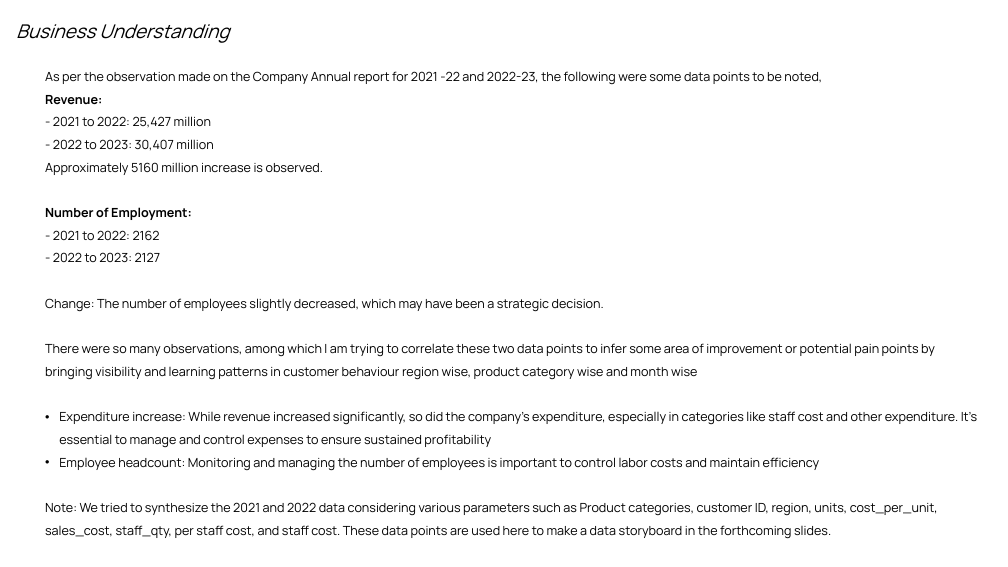
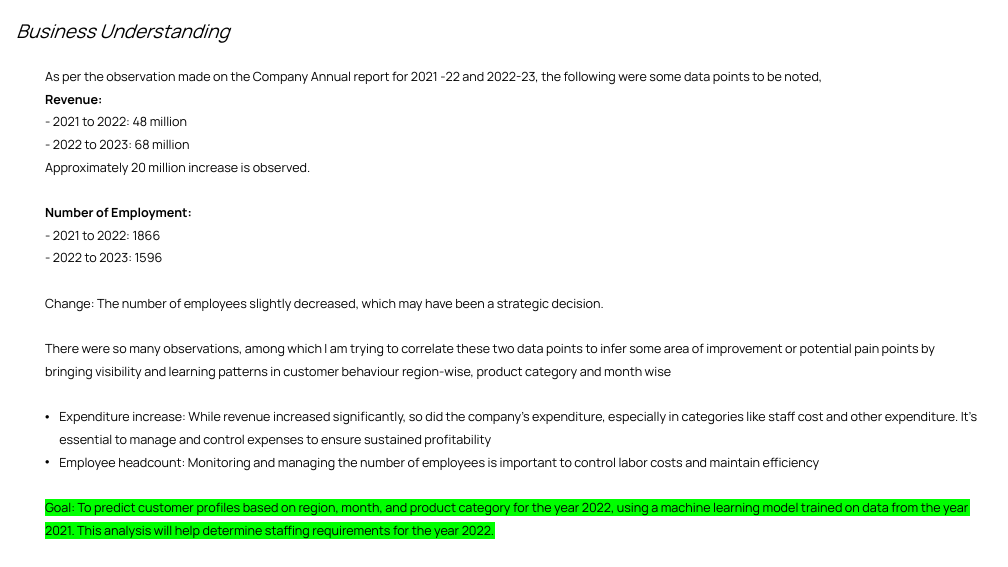
Before and after one commit to srikanthmurali/SalesAnalytics, a slide deck: slide 3 of Sales Analytics.pptx. Drawn at 1008x567 pixels with LibreOffice and Linux fonts; fonts in the diff are those of the drawing. Boxes give left, top, right and bottom in pixels: in the first picture for what was removed or moved away, otherwise in the second. Text is boxed around its words. In the diff, an @@ line names an element or a change of style, - is before the commit and + after.

```diff
--- a/Sales Analytics.pptx
+++ b/Sales Analytics.pptx
@@ text at box(45, 116, 310, 175): text changed @@
-- 2021 to 2022: 25,427 million
-- 2022 to 2023: 30,407 million
-Approximately 5160 million increase is observed.
+- 2021 to 2022: 48 million
+- 2022 to 2023: 68 million
+Approximately 20 million increase is observed.
@@ text at box(53, 230, 163, 262): text changed @@
-- 2021 to 2022: 2162
-- 2022 to 2023: 2127
+- 2021 to 2022: 1866
+- 2022 to 2023: 1596
@@ text at box(45, 343, 935, 380): text changed @@
-There were so many observations, among which I am trying to correlate these two data points to infer some area of improvement or potential pain points by bringing visibility and learning patterns in customer behaviour region wise, product category wise and month wise
+There were so many observations, among which I am trying to correlate these two data points to infer some area of improvement or potential pain points by bringing visibility and learning patterns in customer behaviour region-wise, product category and month wise
@@ text at box(45, 502, 968, 539): text changed @@
-Note: We tried to synthesize the 2021 and 2022 data considering various parameters such as Product categories, customer ID, region, units, cost_per_unit, sales_cost, staff_qty, per staff cost, and staff cost. These data points are used here to make a data storyboard in the forthcoming slides.
+Goal: To predict customer profiles based on region, month, and product category for the year 2022, using a machine learning model trained on data from the year 2021. This analysis will help determine staffing requirements for the year 2022.
```
Also in this commit, not shown: 2 other slides changed, 1 slide added.
